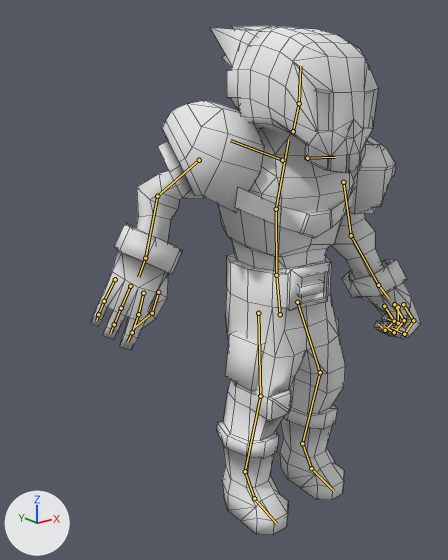
Renders of the Blender file BlenderWorkshop/Models/Vochap/Animation/changeslot1/vochap_anim_changeslot1.blend from each side of a commit.
The view is the same before and after, from a camera (50 mm lens) standing at (-8.97, -8.96, 9.3) and looking at (-1.02, 0.98, 5.33). Every picture has the same lights, and +X, +Y and +Z are marked at lower left. Both versions are drawn at frame 12 of the action 'vochapMRAction'; the numbers are the values there. The bones that bend it are drawn over the model as lines. Mesh edges are drawn as thin lines.

In view in the first picture: 'vochapDT'.
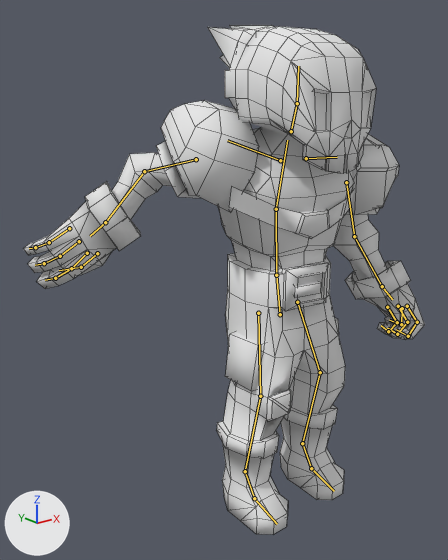
Location of each change, (x1, y1, x2, y2) in pixels of the pictures (448 x 560 px):
'vochapDT', posed (22% wider): before (91, 26, 421, 535); after (23, 25, 425, 535)
bone 'upper_arm.R', root to tip: before (199, 160) to (157, 196); after (196, 159) to (144, 171)
bone 'forearm.R', root to tip: before (157, 196) to (145, 258); after (144, 171) to (105, 222)
bone 'hand.R', root to tip: before (145, 258) to (138, 277); after (105, 222) to (90, 236)

The edits, one by one:
Bone 'spine' (bone_spine) turns from (0, -6, 0) to (0, -10, 0) degrees about its own x, y and z.
Bone 'upper_arm.R' (bone_upper_arm_r) turns from (-49, -8, 5) to (-63, 4, -13) degrees about its own x, y and z.
Bone 'forearm.R' (bone_forearm_r) turns from (62, 2, -4) to (60, 5, -8) degrees about its own x, y and z.
Bone 'hand.R' (bone_hand_r) turns from (5, -56, 5) to (13, -74, 14) degrees about its own x, y and z.
